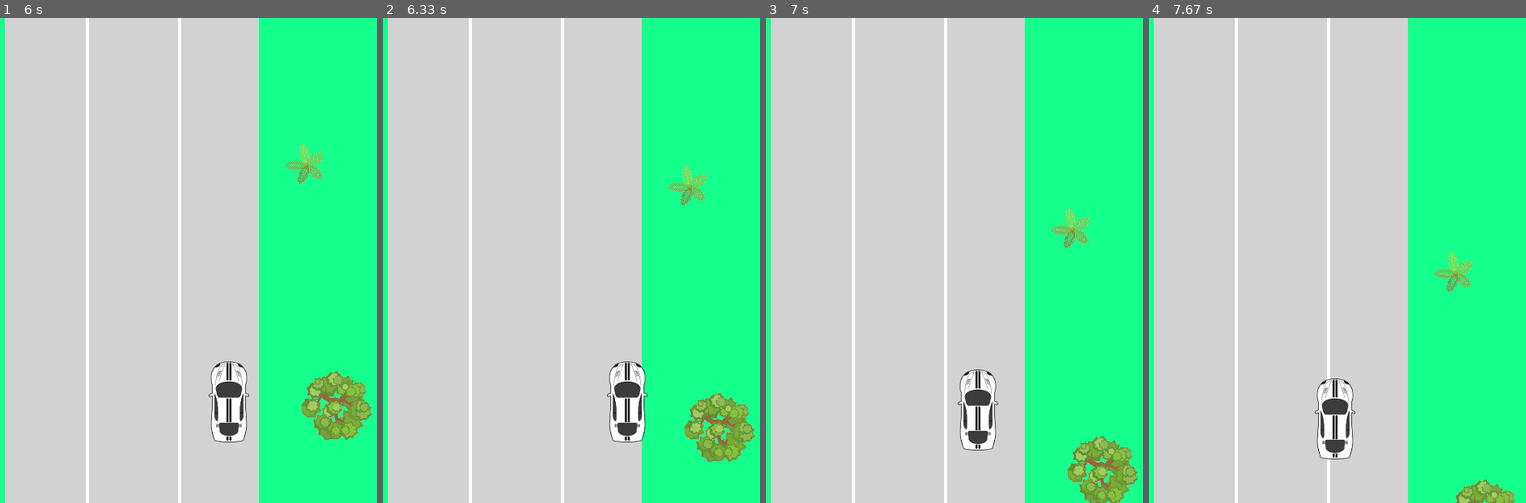
Above: before the commit, frames 1-4 (left to right).
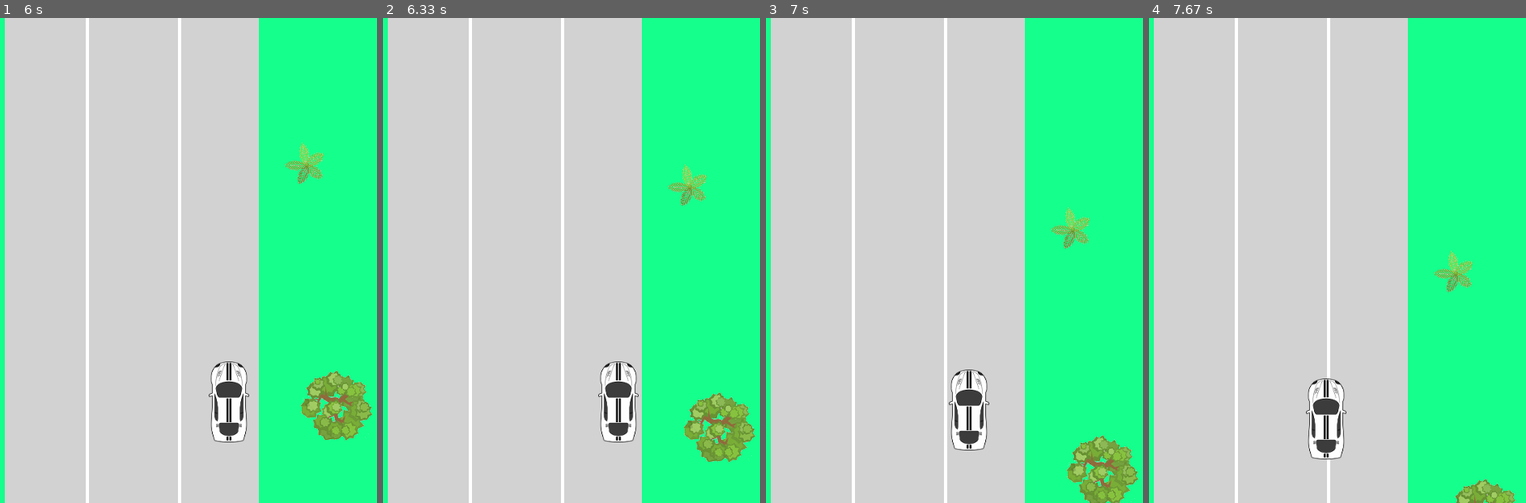
Above: after the commit, the same moments.

Repository: lucasbiel7/pygame
Game: pygame game, started from car_aluno.py
The game is run twice, just before and just after one commit, with the same random seed, the same clock (stepped at 60 frames per second) and the same inputs.
Inputs:
- Up to frame 1 (6 s): hold Right 0.33-0.8 s; hold Up 0.83-1.13 s; hold Right 1.17-1.63 s; hold Left 1.67-2.2 s; hold Down 2.23-2.53 s; hold Left 2.57-2.97 s; hold Up 3-3.37 s; hold Right 3.4-4.03 s; hold Down 4.07-4.43 s; hold Left 4.47-4.93 s; hold Right 4.97-5.43 s; hold Up 5.47-5.77 s; hold Right from 5.8 s (still down)
- Up to frame 2 (6.33 s): release Right at 6.27 s; hold Left from 6.3 s (still down)
- Up to frame 3 (7 s): release Left at 6.83 s; hold Down from 6.87 s (still down)
- Up to frame 4 (7.67 s): release Down at 7.17 s; hold Left 7.2-7.6 s; hold Up from 7.63 s (still down)

Frame 1 is identical in both runs. In frame 2, 1.4% of the frame differs, in the area x 57-71%, y 70-88%; in frame 3, 1.4%; in frame 4, 1.4%.

Commit message:
Resolvendo problemas de carro andando no mato

Diff:
--- a/car_aluno.py
+++ b/car_aluno.py
@@ -160,13 +160,14 @@
     y = 0
     if pygame.key.get_focused():
         key = pygame.key.get_pressed()
+        widthHalf = car_rect.width / 2
         if key[pygame.K_UP]:
             y -= 1
         if key[pygame.K_DOWN]:
             y += 1
-        if key[pygame.K_LEFT]:
+        if key[pygame.K_LEFT] and (car_rect.centerx - 1 - widthHalf) > FAIXAS[0][0]:
             x -= 1
-        if key[pygame.K_RIGHT]:
+        if key[pygame.K_RIGHT] and (car_rect.centerx + 1 + widthHalf) < FAIXAS[2][1]:
             x += 1
     car_rect.move_ip(x, y)
 
